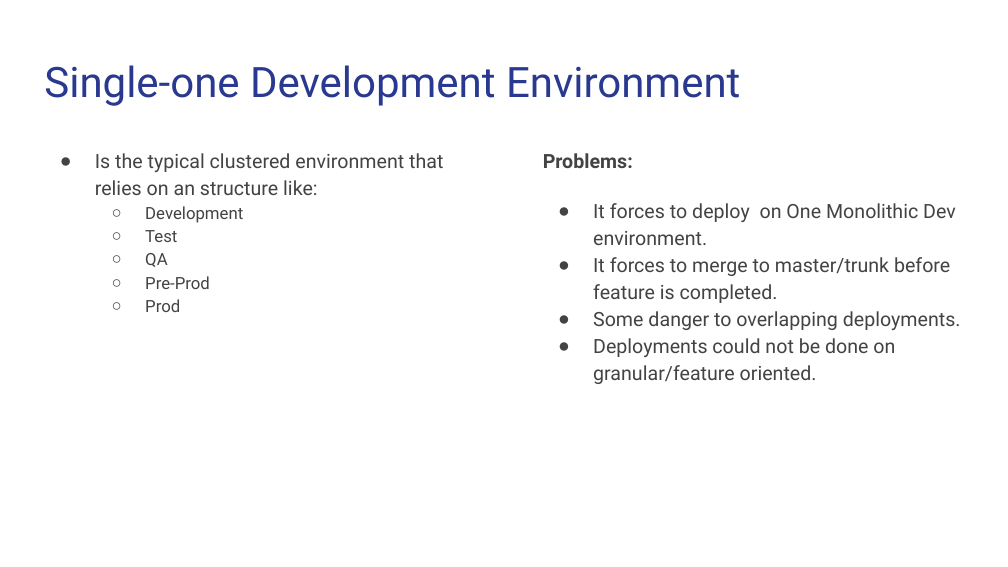
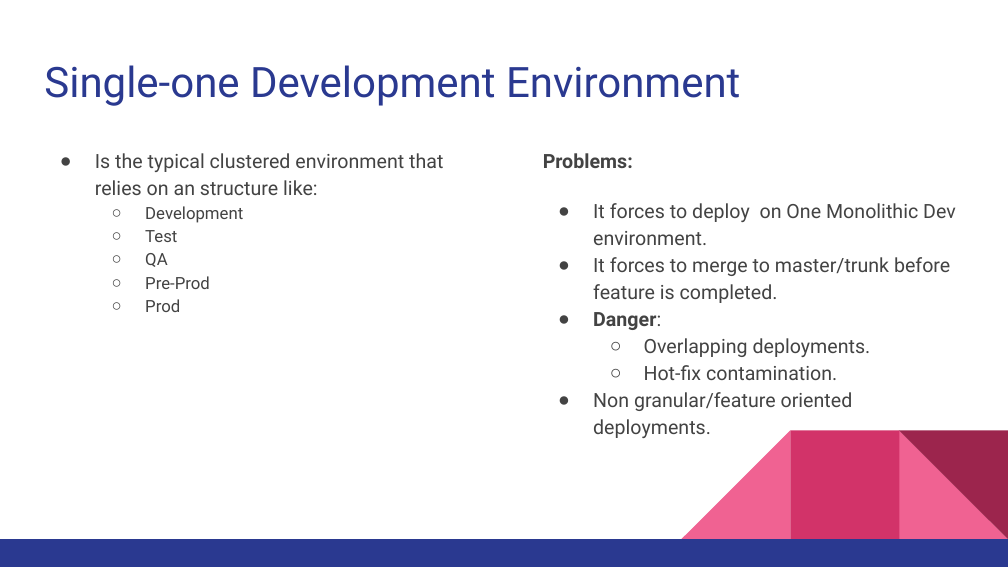
Before and after one commit to cecheverria/coupling.org, a slide deck: slide 2 of GitFlow useful scenarios.pptx. Drawn at 1008x567 pixels with LibreOffice and Linux fonts; fonts in the diff are those of the drawing. Boxes give left, top, right and bottom in pixels: in the first picture for what was removed or moved away, otherwise in the second. Text is boxed around its words. In the diff, an @@ line names an element or a change of style, - is before the commit and + after.

```diff
--- a/GitFlow useful scenarios.pptx
+++ b/GitFlow useful scenarios.pptx
@@ text at <box>593,312,871,438</box>: text changed @@
-● Some danger to overlapping deployments.
-● Deployments could not be done on granular/feature oriented.
+● Danger:
+  ○ Overlapping deployments.
+  ○ Hot-fix contamination.
+● Non granular/feature oriented deployments.
@@ group added at <box>0,430,1008,567</box>: 3 right triangles, 2 rectangles @@
```
Also in this commit, not shown: 2 slides added, 2 slides removed, 2 other files.
